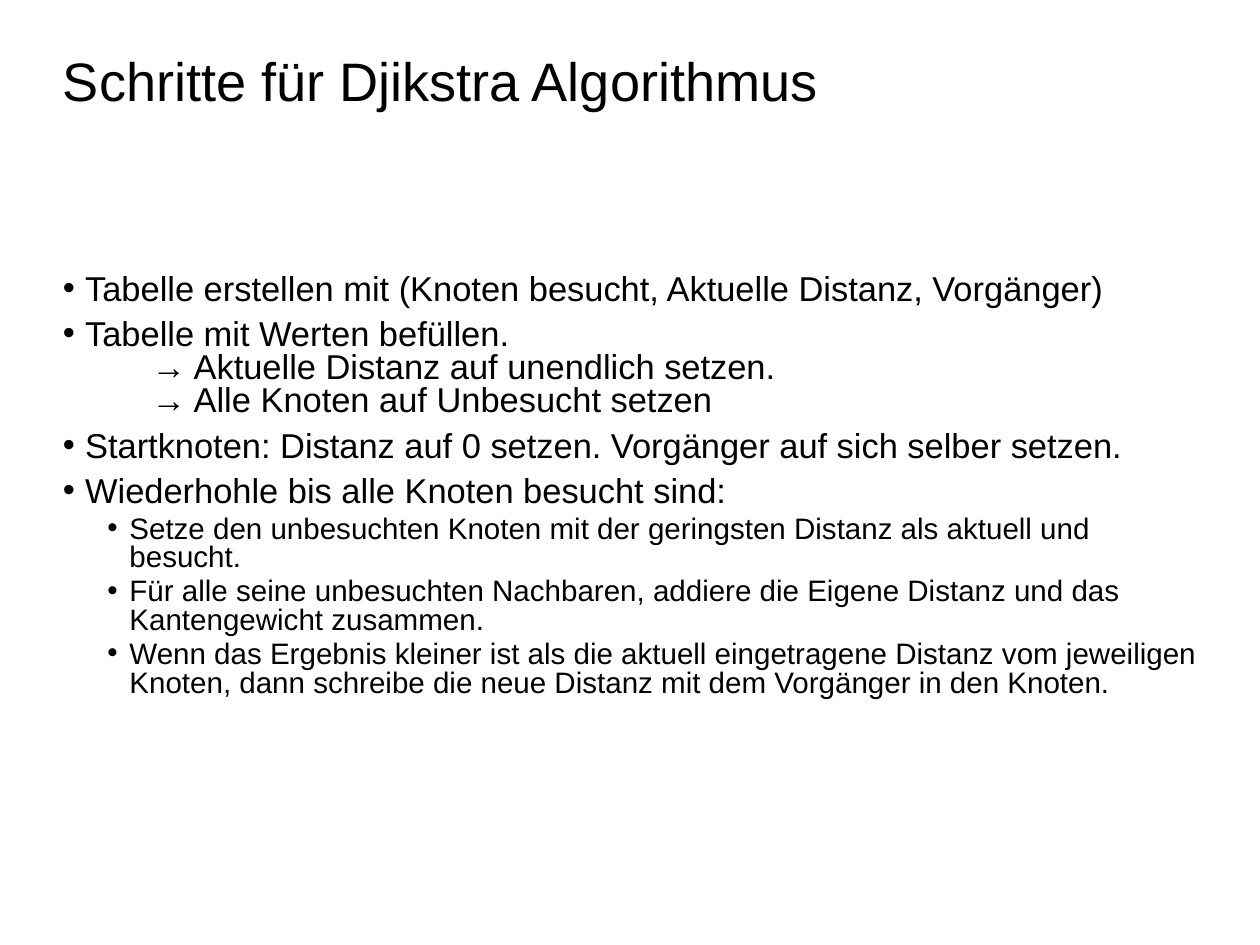
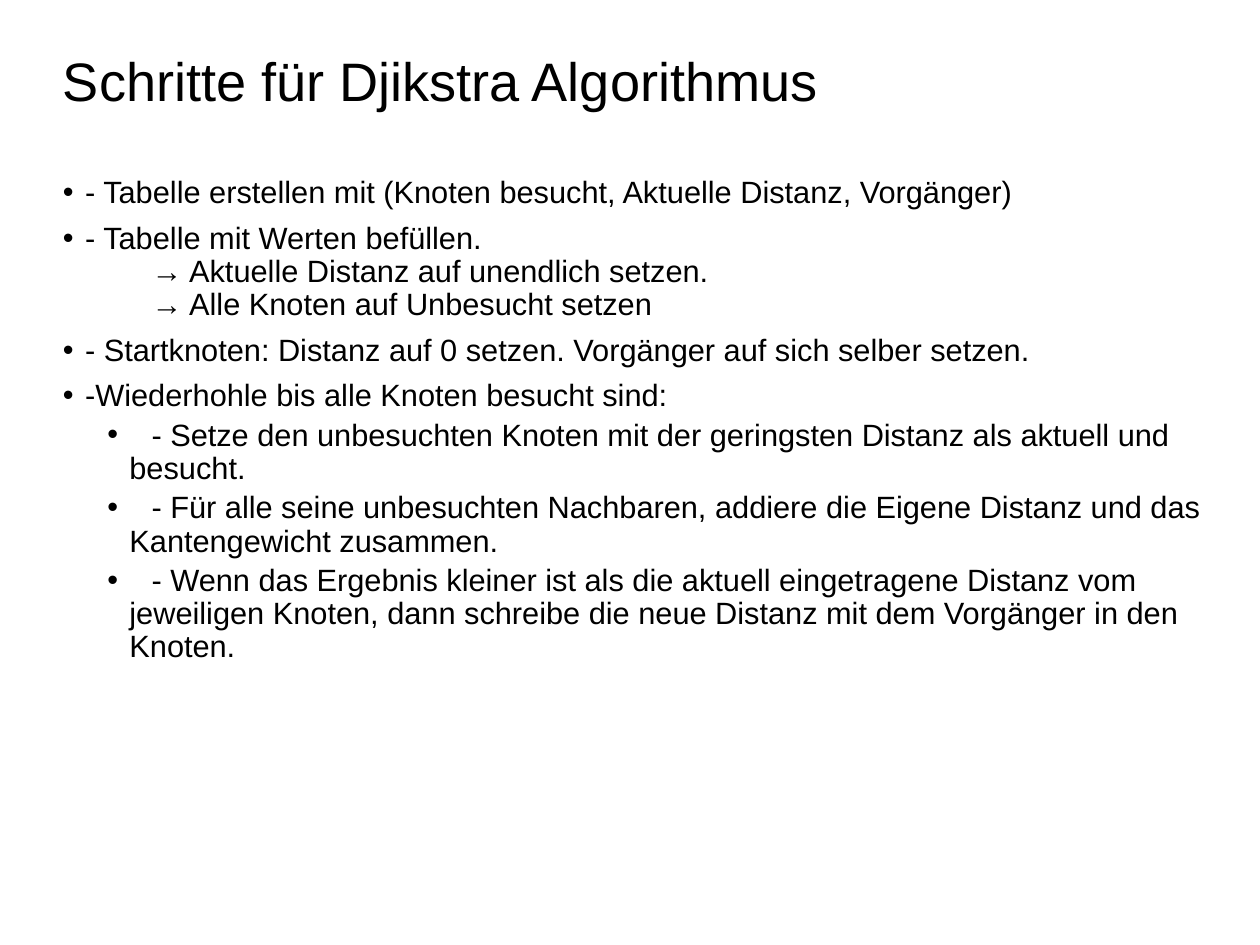
Before and after one commit to DiniFarb/Djikstra, a slide deck: slide 5 of Dijkstra.pptx. Drawn at 1260x945 pixels with LibreOffice and Linux fonts; fonts in the diff are those of the drawing; background and template pictures are left out. Boxes give left, top, right and bottom in pixels: in the first picture for what was removed or moved away, otherwise in the second. Text is boxed around its words. In the diff, an @@ line names an element or a change of style, - is before the commit and + after.

```diff
--- a/Dijkstra.pptx
+++ b/Dijkstra.pptx
@@ text at (85,180,1200,658): text changed; size 24 to 25 pt @@
-• Tabelle erstellen mit (Knoten besucht, Aktuelle Distanz, Vorgänger)
-• Tabelle mit Werten befüllen.
-  → Aktuelle Distanz auf unendlich setzen.
-  → Alle Knoten auf Unbesucht setzen
-• Startknoten: Distanz auf 0 setzen. Vorgänger auf sich selber setzen.
-• Wiederhohle bis alle Knoten besucht sind:
-  • Setze den unbesuchten Knoten mit der geringsten Distanz als aktuell und besucht.
-  • Für alle seine unbesuchten Nachbaren, addiere die Eigene Distanz und das Kantengewicht zusammen.
-  • Wenn das Ergebnis kleiner ist als die aktuell eingetragene Distanz vom jeweiligen Knoten, dann schreibe die neue Distanz mit dem Vorgänger in den Knoten.
+• - Tabelle erstellen mit (Knoten besucht, Aktuelle Distanz, Vorgänger)
+• - Tabelle mit Werten befüllen.
+  → Aktuelle Distanz auf unendlich setzen.
+  → Alle Knoten auf Unbesucht setzen
+• - Startknoten: Distanz auf 0 setzen. Vorgänger auf sich selber setzen.
+• -Wiederhohle bis alle Knoten besucht sind:
+  • - Setze den unbesuchten Knoten mit der geringsten Distanz als aktuell und besucht.
+  • - Für alle seine unbesuchten Nachbaren, addiere die Eigene Distanz und das Kantengewicht zusammen.
+  • - Wenn das Ergebnis kleiner ist als die aktuell eingetragene Distanz vom jeweiligen Knoten, dann schreibe die neue Distanz mit dem Vorgänger in den Knoten.
```
Also in this commit, not shown: 1 other slide changed, 4 other files.
